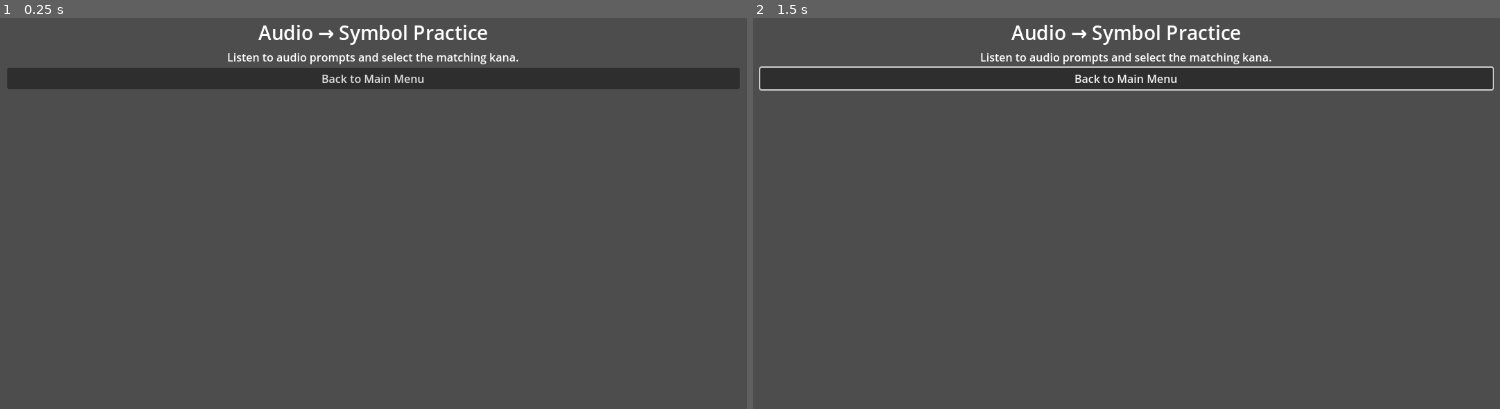
Above: before the commit, frames 1-2 (left to right).
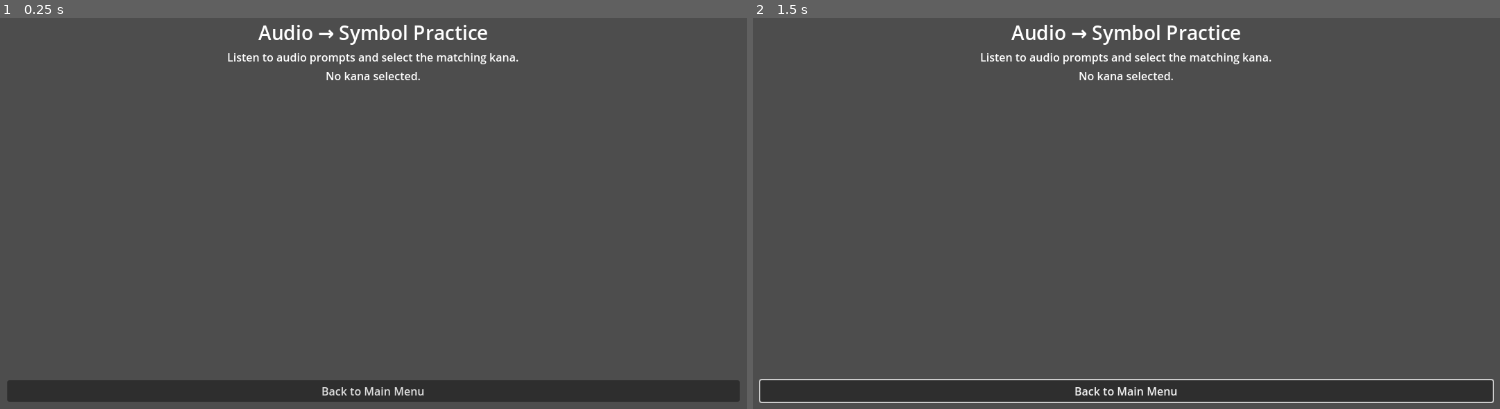
Above: after the commit, the same moments.

Repository: Salty-Scorpon/KanaLoop
Game: Godot game, scene res://KanaLoop/audio_symbol.tscn
The game is run twice, just before and just after one commit, with the same random seed, the same clock (stepped at 60 frames per second) and the same inputs. This scene is started directly instead of the project's main scene.
Inputs (mouse positions are in pixels of both pictures, inside the frame that each line leads up to):
- Up to frame 1 (0.25 s): no input
- Up to frame 2 (1.5 s): click "Back to Main Menu" at 0.5 s; move the mouse to (1305, 186) at 1.27 s; click (1305, 186) at 1.42 s

The runs differ from the first frame. In frame 1, 11% of the frame differs, in the area x 0-100%, y 12-99%; in frame 2, 12%.

Commit message:
Add audio symbol choice loop

Diff:
--- a/kana-loop/KanaLoop/audio_symbol.gd
+++ b/kana-loop/KanaLoop/audio_symbol.gd
@@ -3,17 +3,75 @@
 signal back_requested
 
 @onready var back_button: Button = $MarginContainer/VBoxContainer/BackButton
+@onready var feedback_label: Label = $MarginContainer/VBoxContainer/FeedbackLabel
+@onready var choices_grid: GridContainer = $MarginContainer/VBoxContainer/ChoicesGrid
 var selected_kana: Array[String] = []
+var prompt_order: Array[String] = []
+var prompt_index := 0
+var active_prompt := ""
+var awaiting_answer := false
+var choice_buttons: Array[Button] = []
+
+const FEEDBACK_SECONDS := 1.0
 
 func _ready() -> void:
 	selected_kana = KanaState.get_selected_kana()
-	_play_preview_kana()
+	prompt_order = selected_kana.duplicate()
+	prompt_order.shuffle()
+	_build_choice_buttons()
+	_start_round()
 	back_button.pressed.connect(_on_back_pressed)
 
-func _play_preview_kana() -> void:
+func _build_choice_buttons() -> void:
+	for child in choices_grid.get_children():
+		child.queue_free()
+	choice_buttons.clear()
+	for kana in selected_kana:
+		var button := Button.new()
+		button.text = kana
+		button.size_flags_horizontal = Control.SIZE_EXPAND_FILL
+		button.size_flags_vertical = Control.SIZE_EXPAND_FILL
+		button.pressed.connect(_on_choice_pressed.bind(kana))
+		choices_grid.add_child(button)
+		choice_buttons.append(button)
+
+func _start_round() -> void:
 	if selected_kana.is_empty():
+		feedback_label.text = "No kana selected."
+		_set_choices_enabled(false)
 		return
-	KanaAudio.play_kana_audio(selected_kana[0])
+	active_prompt = _next_prompt()
+	feedback_label.text = "Listen and choose."
+	_set_choices_enabled(true)
+	awaiting_answer = true
+	KanaAudio.play_kana_audio(active_prompt)
+
+func _next_prompt() -> String:
+	if prompt_order.is_empty():
+		return ""
+	if prompt_index >= prompt_order.size():
+		prompt_order.shuffle()
+		prompt_index = 0
+	var kana := prompt_order[prompt_index]
+	prompt_index += 1
+	return kana
+
+func _set_choices_enabled(enabled: bool) -> void:
+	for button in choice_buttons:
+		button.disabled = not enabled
+
+func _on_choice_pressed(kana: String) -> void:
+	if not awaiting_answer:
+		return
+	awaiting_answer = false
+	_set_choices_enabled(false)
+	if kana == active_prompt:
+		feedback_label.text = "Correct!"
+	else:
+		feedback_label.text = "Not quite. It was %s." % active_prompt
+	await get_tree().create_timer(FEEDBACK_SECONDS).timeout
+	_start_round()
 
 func _on_back_pressed() -> void:
+	awaiting_answer = false
 	back_requested.emit()
--- a/kana-loop/KanaLoop/audio_symbol.tscn
+++ b/kana-loop/KanaLoop/audio_symbol.tscn
@@ -31,6 +31,15 @@
 text = "Listen to audio prompts and select the matching kana."
 horizontal_alignment = 1
 
+[node name="FeedbackLabel" type="Label" parent="MarginContainer/VBoxContainer"]
+text = "Listen and choose."
+horizontal_alignment = 1
+
+[node name="ChoicesGrid" type="GridContainer" parent="MarginContainer/VBoxContainer"]
+columns = 4
+size_flags_horizontal = 3
+size_flags_vertical = 3
+
 [node name="BackButton" type="Button" parent="MarginContainer/VBoxContainer"]
 text = "Back to Main Menu"
 size_flags_horizontal = 3
